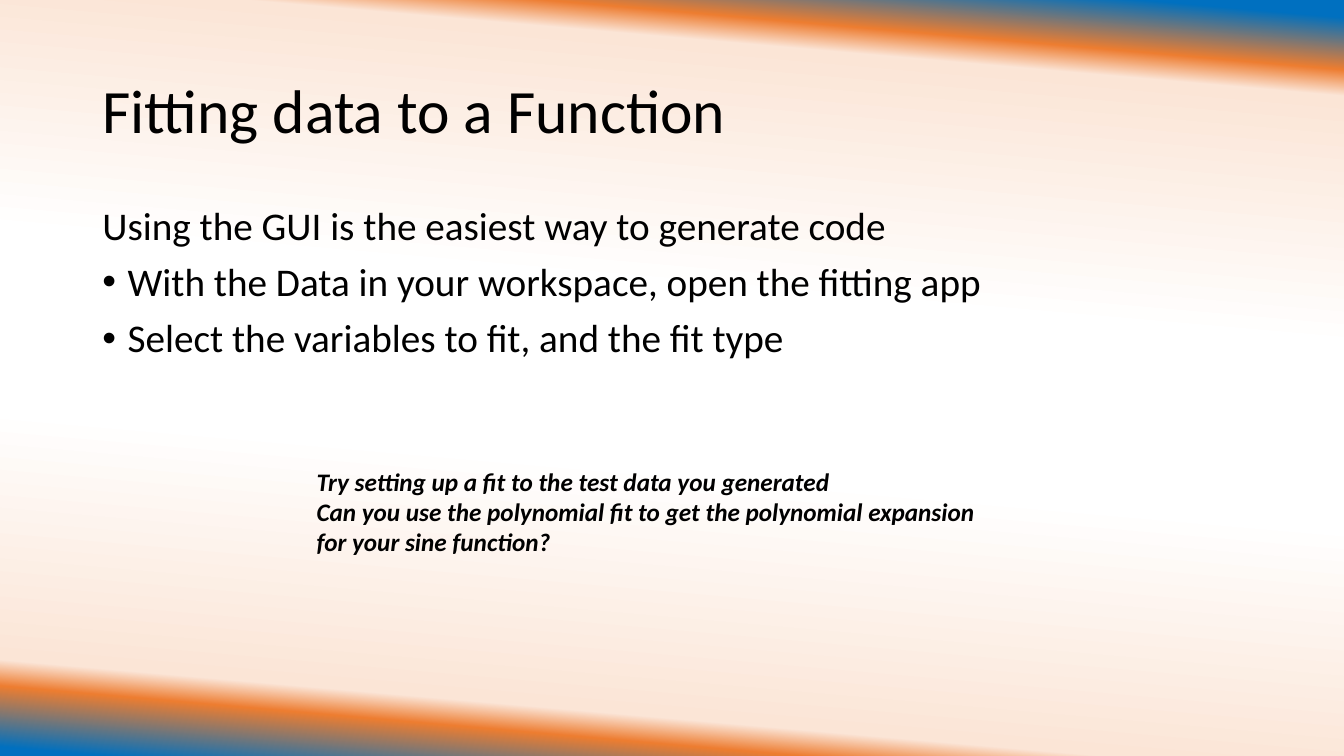
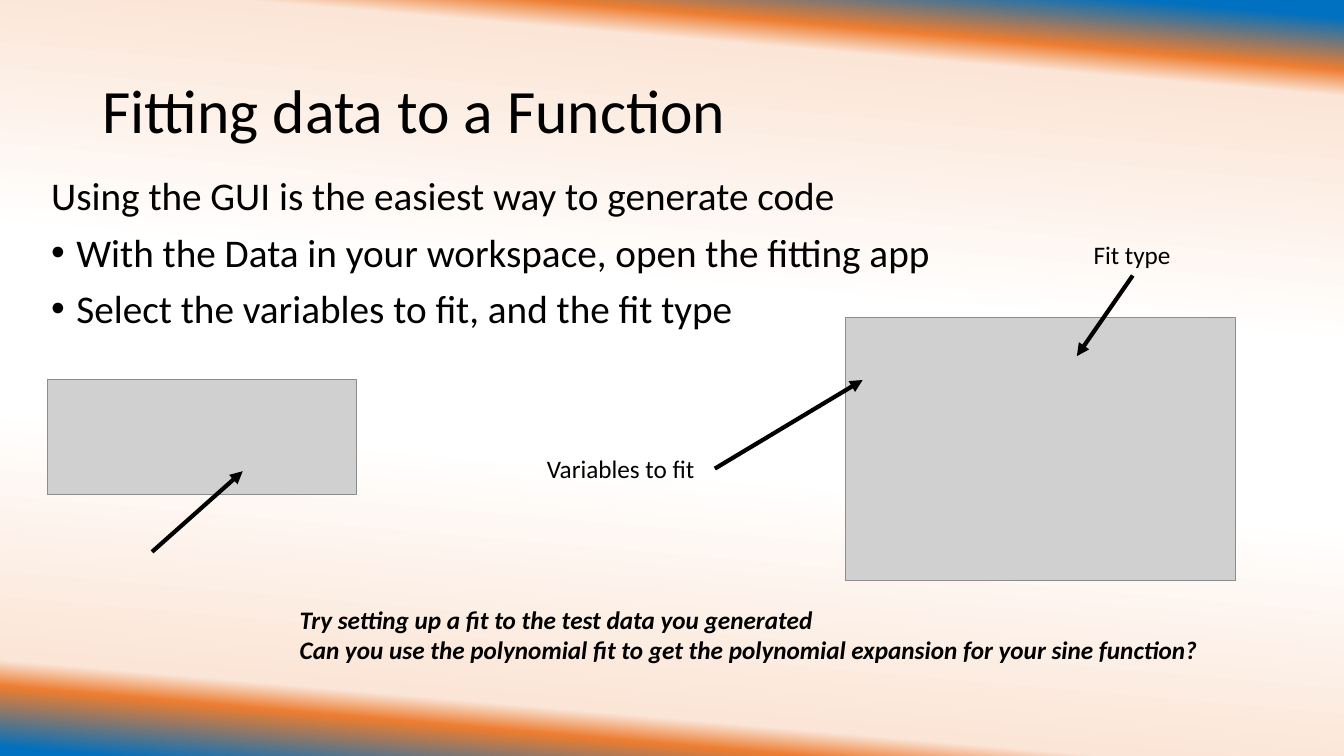
Before and after one commit to ehuemill/Intro-to-Matlab, a slide deck: slide 6 of University of Illinois REU Introduction to Matlab Day 2 with examples.pptx. Drawn at 1344x756 pixels with LibreOffice and Linux fonts; fonts in the diff are those of the drawing; grey boxes stand for pictures. Boxes give left, top, right and bottom in pixels: in the first picture for what was removed or moved away, otherwise in the second. Text is boxed around its words. In the diff, an @@ line names an element or a change of style, - is before the commit and + after.

```diff
--- a/University of Illinois REU Introduction to Matlab Day 2 with examples.pptx
+++ b/University of Illinois REU Introduction to Matlab Day 2 with examples.pptx
@@ text "Using the GUI is the ...": place and size @@
-text "Using the GUI is the ..." at box(102, 212, 981, 359)
+text "Using the GUI is the ..." at box(51, 182, 929, 330)
@@ text added at box(1094, 246, 1171, 268), 18 pt, text #000000 @@
+Fit type
@@ arrow added from (1133, 275) to (1077, 356), #000000 3 pt @@
@@ picture added at box(846, 318, 1236, 581) @@
@@ picture added at box(47, 380, 356, 495) @@
@@ arrow added from (715, 469) to (863, 380), #000000 3 pt @@
@@ arrow added from (152, 552) to (243, 471), #000000 3 pt @@
@@ text added at box(547, 460, 695, 479), 18 pt, text #000000 @@
+Variables to fit
@@ text "Try setting up a fit ..." rewrapped from box(317, 473, 974, 555) to box(300, 611, 1197, 664) @@
```
Also in this commit, not shown: 1 other slide changed.
